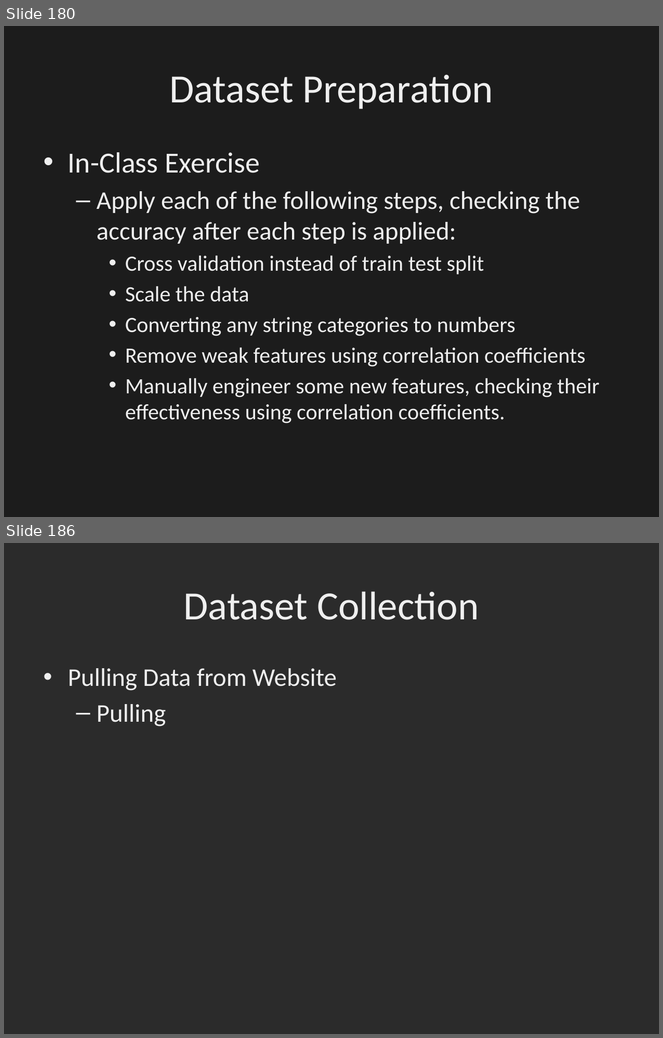
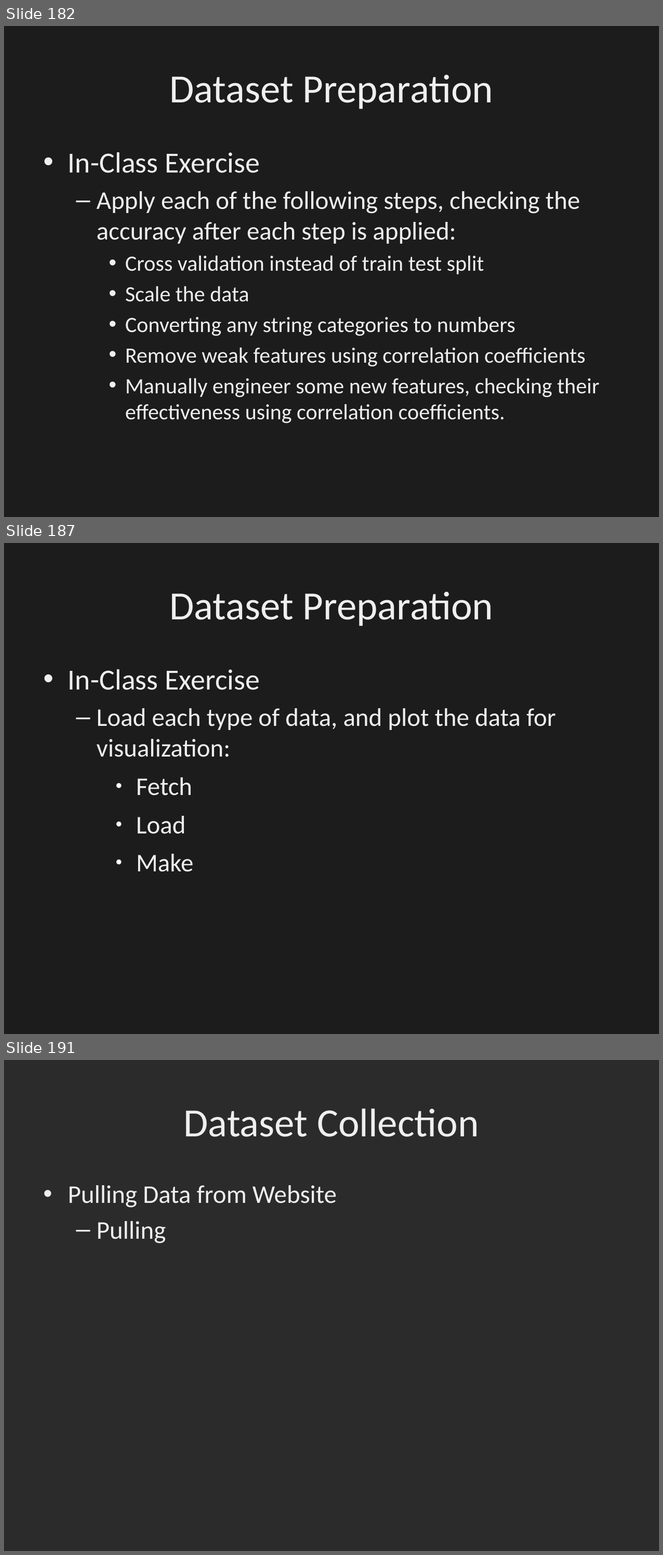
Before and after one commit to dbowmans46/PracticalProgramming, a slide deck: Session 7 - Python/Instructional Material/Session 7 - Python Brief Intro to Machine Learning with Scikit Learn.odp. Shown one above the other, each under a label of ours: slides 180 and 186 before the commit, slides 182, 187 and 191 after it; the slides between them are not shown. The pictures are 663x1038 and 663x1555 pixels, drawn with LibreOffice and Linux fonts; fonts in the diff are those of the drawing; background and template pictures are left out; a plain dark background stands for a picture behind light text. Boxes give left, top, right and bottom in pixels: in the first picture for what was removed or moved away, otherwise in the second. Text is boxed around its words. In the diff, an @@ line names an element or a change of style, - is before the commit and + after.

Commit message:
Added more explanation for p-values.  Prepared code for class by commenting out code not in first examples.

```diff
--- a/Session 7 - Python/Instructional Material/Session 7 - Python Brief Intro to Machine Learning with Scikit Learn.odp
+++ b/Session 7 - Python/Instructional Material/Session 7 - Python Brief Intro to Machine Learning with Scikit Learn.odp
@@ slide 187 added at <box>4,543,659,1034</box>, background picture (left out) @@
@@ rectangle added at <box>4,543,659,1034</box>, fill #181818 at 79% opacity, outline #B0B0B0 2.01 pt @@
@@ title added at <box>169,592,494,626</box>, 44 pt, text #EFEFEF @@
+Dataset Preparation
@@ text added at <box>68,669,556,872</box>, 28 pt, text #EFEFEF @@
+• In-Class Exercise
+  – Load each type of data, and plot the data for visualization:
+    ● Fetch
+    ● Load
+    ● Make
@@ what was slide 180 is now slide 182 @@
@@ what was slide 186 is now slide 191 @@
```
Also in this commit, not shown: 4 slides changed, 5 other slides added, 1 slide removed, 1 other file.
